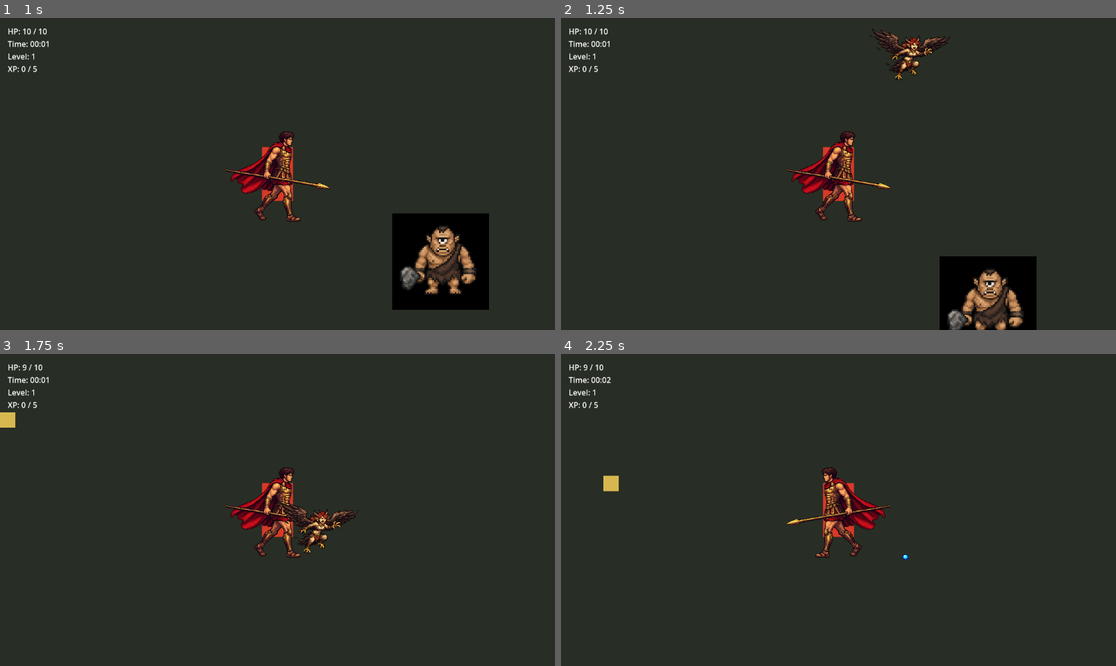
Above: before the commit, frames 1-4 (two rows, left to right).
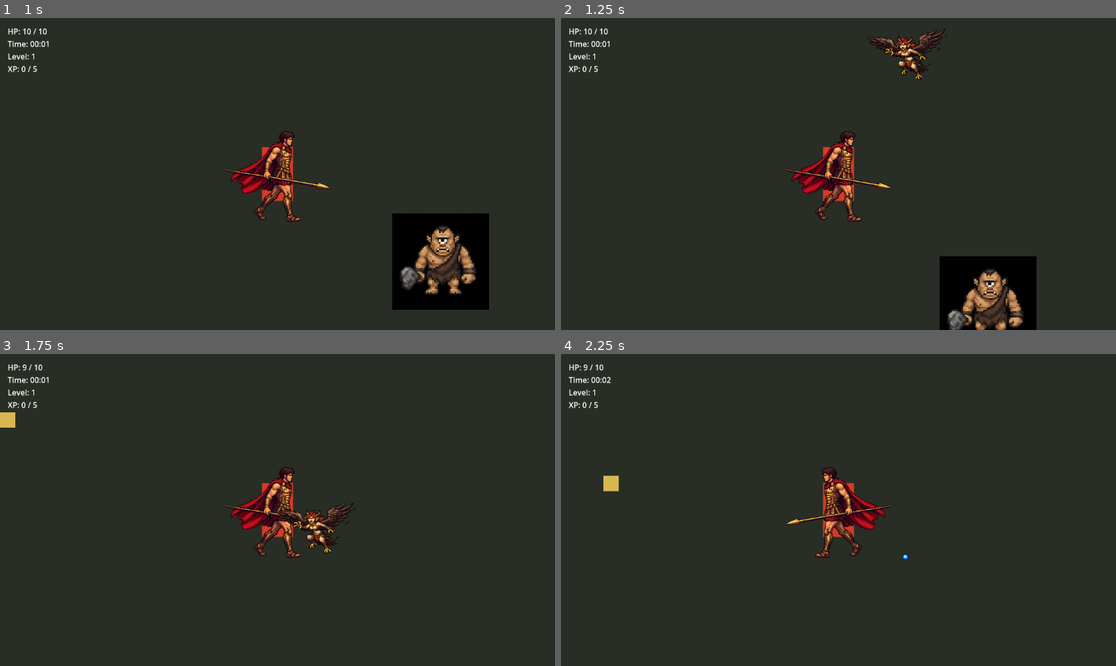
Above: after the commit, the same moments.

Repository: KarlBach16/project-olympus
Game: Godot game, scene res://scenes/Main.tscn
Same seed, same stepped clock (60 frames per second), same inputs: the game is played once before the commit and once after it.
Inputs:
- Up to frame 1 (1 s): hold Up (ui_up) from 0.53 s (still down); hold R from 0.53 s (still down)
- Up to frame 2 (1.25 s): keep holding Up (ui_up); keep holding R
- Up to frame 3 (1.75 s): keep holding Up (ui_up); release R at 1.28 s; tap R at 1.35 s
- Up to frame 4 (2.25 s): release Up (ui_up) at 2.03 s; hold Left (ui_left) from 2.03 s (still down); hold R from 2.03 s (still down)

Frame 1 is identical in both runs. In frame 2, 0.8% of the frame differs, in the area x 55-71%, y 3-21%; in frame 3, 0.8%, in the area x 49-65%, y 47-65%; in frame 4, nothing differs.

Commit message:
Flip harpie and boss by movement direction

Diff:
--- a/scenes/CyclopsBoss.tscn
+++ b/scenes/CyclopsBoss.tscn
@@ -15,6 +15,7 @@
 contact_damage = 2
 contact_range = 86.0
 damage_interval = 0.9
+flip_with_movement = true
 
 [node name="Sprite2D" type="Sprite2D" parent="."]
 texture = ExtResource("2_cyclops_boss")
--- a/scenes/Harpie.tscn
+++ b/scenes/Harpie.tscn
@@ -15,6 +15,7 @@
 contact_range = 50.0
 hover_amplitude = 9.0
 hover_speed = 5.0
+flip_with_movement = true
 
 [node name="Sprite2D" type="Sprite2D" parent="."]
 texture = ExtResource("2_harpie")
--- a/scripts/enemy.gd
+++ b/scripts/enemy.gd
@@ -10,6 +10,8 @@
 @export var damage_interval: float = 0.7
 @export var hover_amplitude: float = 0.0
 @export var hover_speed: float = 0.0
+@export var flip_with_movement := false
+@export var faces_right_by_default := true
 
 var player: Node2D
 var current_health: int
@@ -28,6 +30,7 @@
 		return
 
 	var direction := global_position.direction_to(player.global_position)
+	update_sprite_direction(direction)
 	velocity = direction * speed
 	move_and_slide()
 
@@ -40,6 +43,15 @@
 	if hover_amplitude > 0.0:
 		hover_time += delta
 		sprite.position = sprite_start_position + Vector2(0.0, sin(hover_time * hover_speed) * hover_amplitude)
+
+func update_sprite_direction(direction: Vector2) -> void:
+	if not flip_with_movement or abs(direction.x) < 0.01:
+		return
+
+	if faces_right_by_default:
+		sprite.flip_h = direction.x < 0.0
+	else:
+		sprite.flip_h = direction.x > 0.0
 
 func take_damage(amount: int) -> void:
 	current_health = max(current_health - amount, 0)
